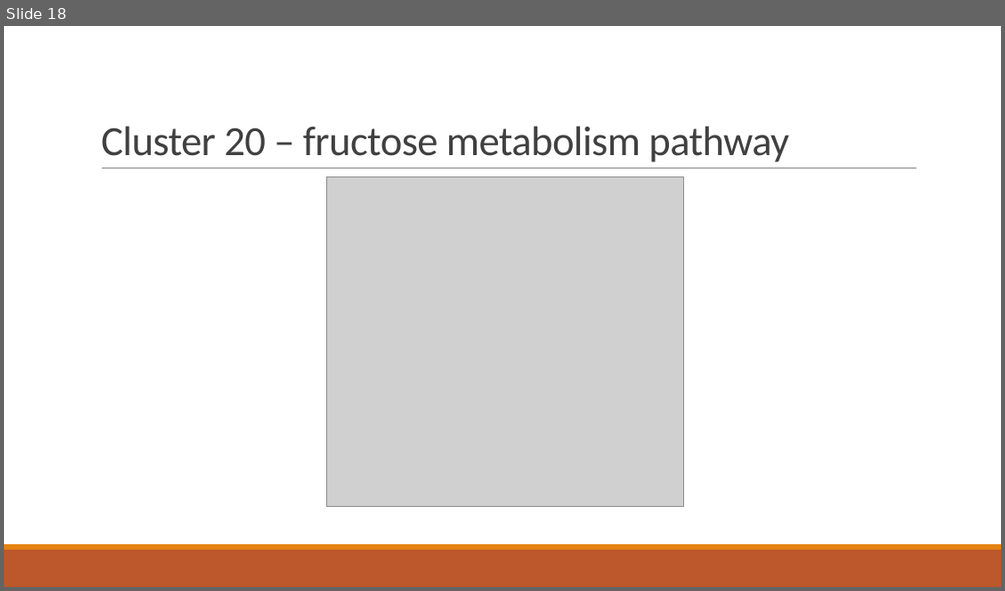
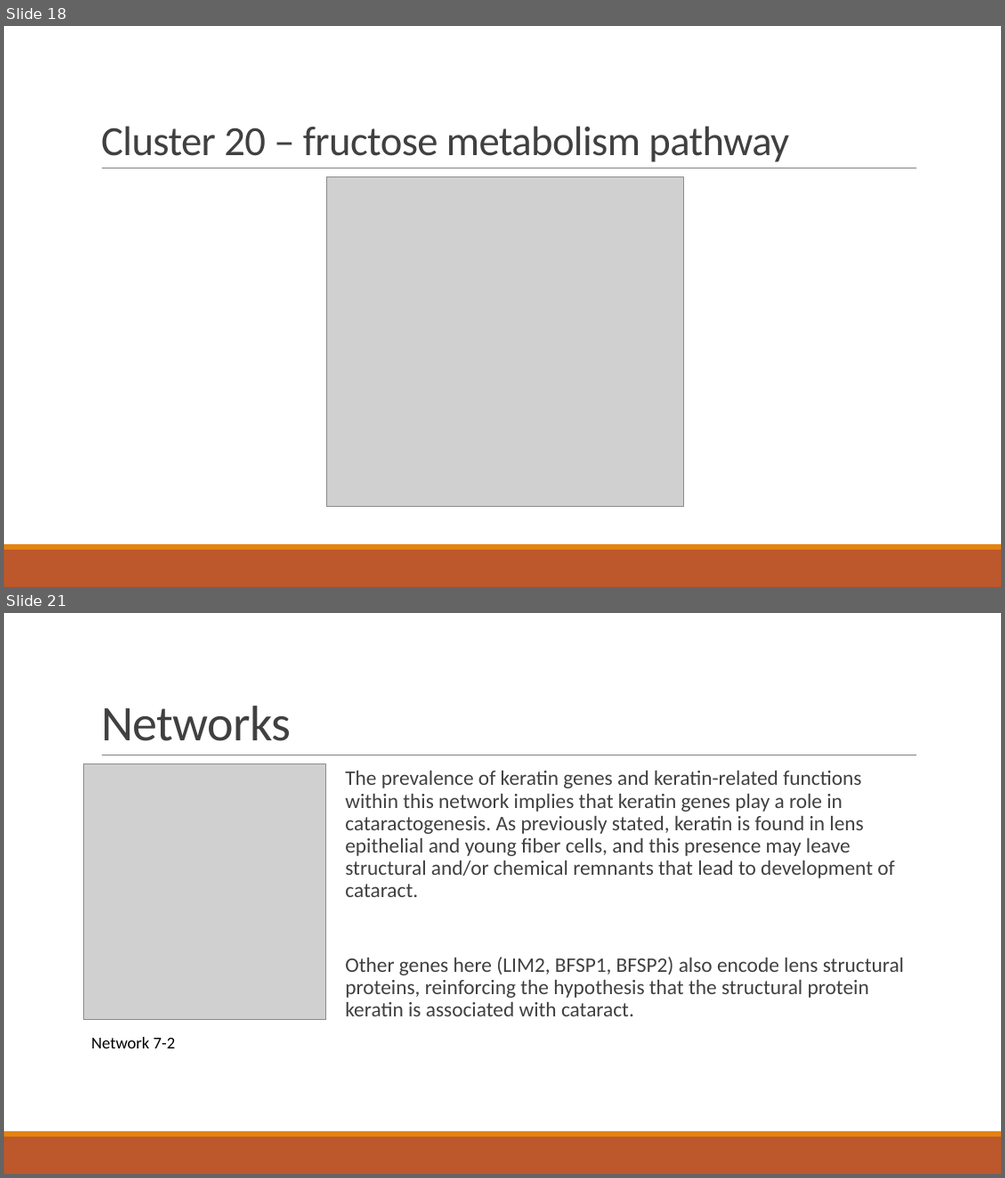
Before and after one commit to dyaom/REHS-2019, a slide deck: Cataract.pptx. Shown one above the other, each under a label of ours: slide 18 before the commit, slides 18 and 21 after it; the slides between them are not shown. The pictures are 1005x591 and 1005x1178 pixels, drawn with LibreOffice and Linux fonts; fonts in the diff are those of the drawing; grey boxes stand for pictures. Boxes give left, top, right and bottom in pixels: in the first picture for what was removed or moved away, otherwise in the second. Text is boxed around its words. In the diff, an @@ line names an element or a change of style, - is before the commit and + after.

```diff
--- a/Cataract.pptx
+++ b/Cataract.pptx
@@ slide 21 added at [4, 613, 1001, 1174], background #FFFFFF; not listed: 3 template elements that a slide beside it also shows @@
@@ title added at [101, 706, 291, 741], 48 pt, text #404040 @@
+Networks
@@ picture added at [84, 764, 325, 1020] @@
@@ text added at [345, 771, 904, 1016], 20 pt, text #404040 @@
+  The prevalence of keratin genes and keratin-related functions within this network implies that keratin genes play a role in cataractogenesis. As previously stated, keratin is found in lens epithelial and young fiber cells, and this presence may leave structural and/or chemical remnants that lead to development of cataract.
+  Other genes here (LIM2, BFSP1, BFSP2) also encode lens structural proteins, reinforcing the hypothesis that the structural protein keratin is associated with cataract.
@@ text added at [91, 1037, 176, 1048], 16 pt, text #000000 @@
+Network 7-2
```
Also in this commit, not shown: 7 slides changed, 2 other slides added, 1 slide removed, 2 other files.
